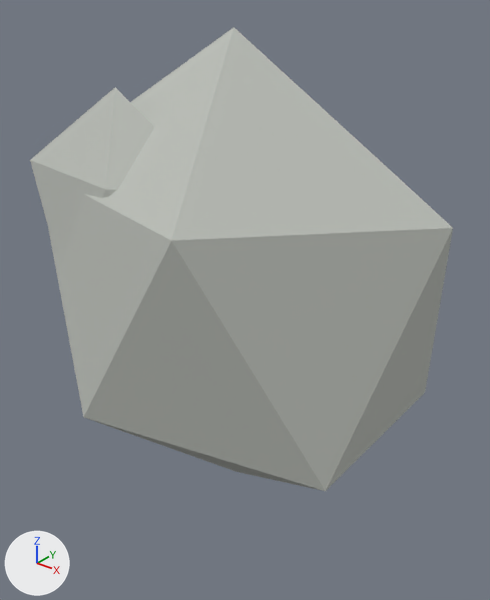
Before and after pictures for a commit that changed the glTF model assets/procedural/pretty/rock_moss.glb.
One viewpoint serves both versions: a 50 mm lens placed at (0.538, -0.677, 0.709), pointed at (0.006, -0.013, 0.297). Every picture has the same lights, and +X, +Y and +Z are marked at lower left. The first picture is the older version. Vertices at exactly the same position are counted once.

Objects in the first picture: 'rock_moss_root'.
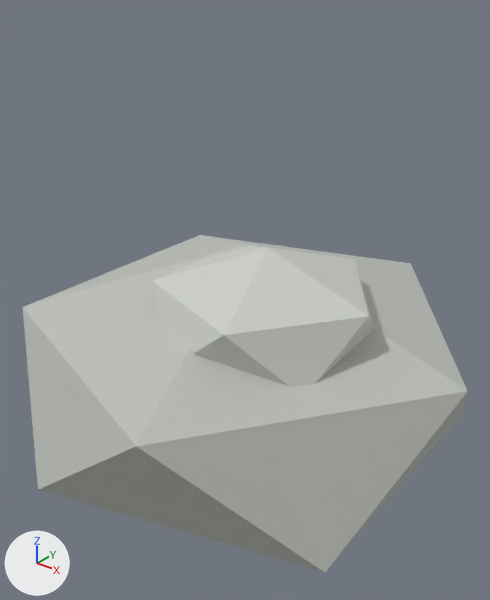
Location of each change, (x1, y1, x2, y2) in pixels of the pictures (490 x 600 px; the box of a moved part takes in the faces that stretch with it):
'rock_moss_root', reshaped (27% shorter): before (30, 27, 453, 491); after (23, 235, 468, 572)
part 1 of me_rock_moss_mesh, moved or reshaped: before (48, 27, 453, 491); after (23, 235, 468, 572)
part 2 of me_rock_moss_mesh, moved or reshaped (not visible afterwards): before (30, 87, 154, 265)
part 3 of me_rock_moss_mesh, moved or reshaped (not visible before): after (153, 245, 374, 387)

Patch to the scene script:
```diff
--- a/assets/procedural/pretty/rock_moss.glb.py
+++ b/assets/procedural/pretty/rock_moss.glb.py
@@ me_rock_moss_mesh @@
 # used by ob_rock_moss_root; location = (0.0, 0.0, 0.0)
-me_rock_moss_mesh.from_pydata(...)  # 36 vertices, 60 faces; spans x -0.291..0.291, y -0.233..0.233, z 0.0..0.65
+me_rock_moss_mesh.from_pydata(...)  # 36 vertices, 60 faces; spans x -0.325..0.325, y -0.309..0.309, z 0.0..0.4
+# me_rock_moss_mesh part 1: the loose piece of 12 vertices spanning x -0.291..0.291, y -0.233..0.181, z 0.0..0.65 is scaled about its middle by (1.12, 1.49, 0.577), then moved by (0.0, 0.026, -0.137)
+# me_rock_moss_mesh part 2: the loose piece of 12 vertices spanning x -0.261..0.058, y -0.193..-0.054, z 0.227..0.585 is scaled about its middle by (1.12, 2.46, 0.35), then moved by (-0.012, 0.214, -0.294)
+# me_rock_moss_mesh part 3: the loose piece of 12 vertices spanning x -0.07..0.192, y 0.04..0.233, z 0.138..0.431 is scaled about its middle by (1.12, 1.44, 0.598), then moved by (0.007, -0.182, 0.028)
 me_rock_moss_mesh.materials.append(mat_rock_moss)
```
